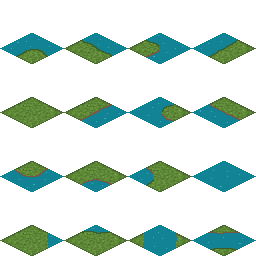
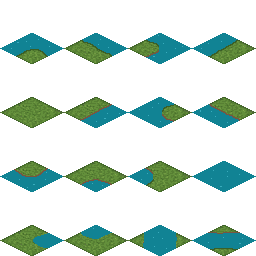
The second (256, 256) image is a revision of the first. Changes to its layers:
painted on "Layer 21" over [80, 231, 112, 234]
painted on "Layer 19" over [33, 231, 112, 248]
